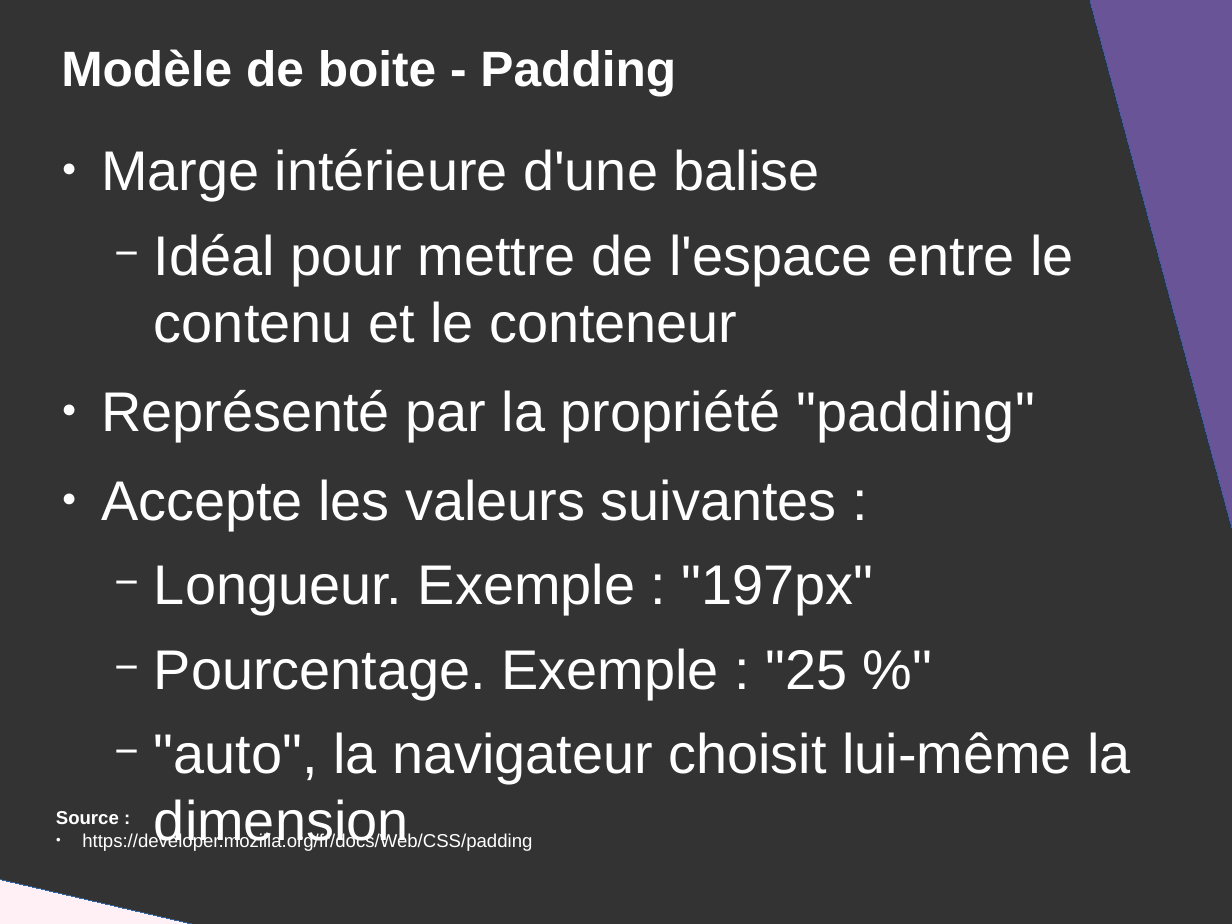
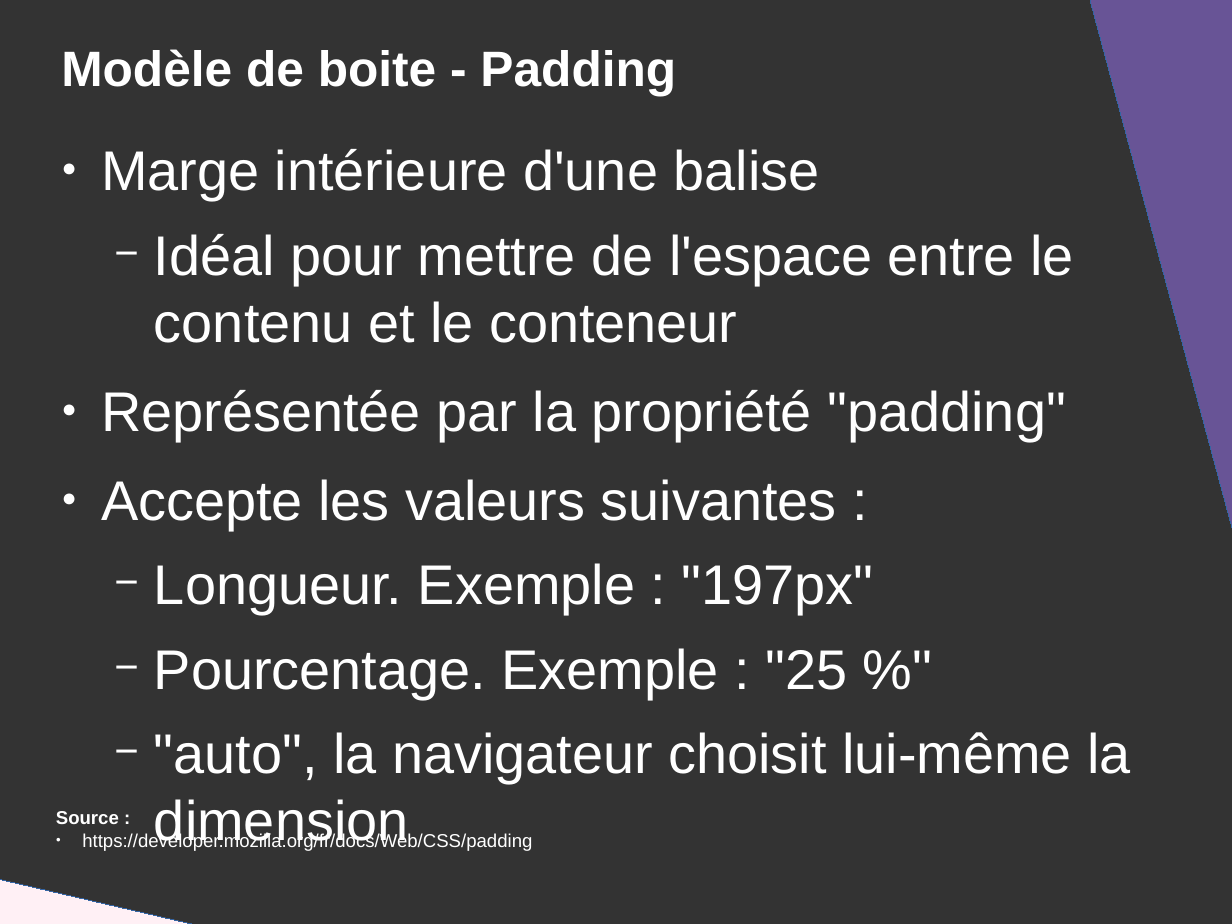
Before and after one commit to DanYellow/presentations, a slide deck: slide 25 of mmi/html/travaux-pratiques/numero-2/presentation.odp. Drawn at 1232x924 pixels with LibreOffice and Linux fonts; fonts in the diff are those of the drawing. Boxes give left, top, right and bottom in pixels: in the first picture for what was removed or moved away, otherwise in the second. Text is boxed around its words. In the diff, an @@ line names an element or a change of style, - is before the commit and + after.

```diff
--- a/mmi/html/travaux-pratiques/numero-2/presentation.odp
+++ b/mmi/html/travaux-pratiques/numero-2/presentation.odp
@@ text at (101, 390, 1066, 441): text changed @@
-● Représenté par la propriété "padding"
+● Représentée par la propriété "padding"
```
Also in this commit, not shown: 2 other slides changed, 1 other file.
